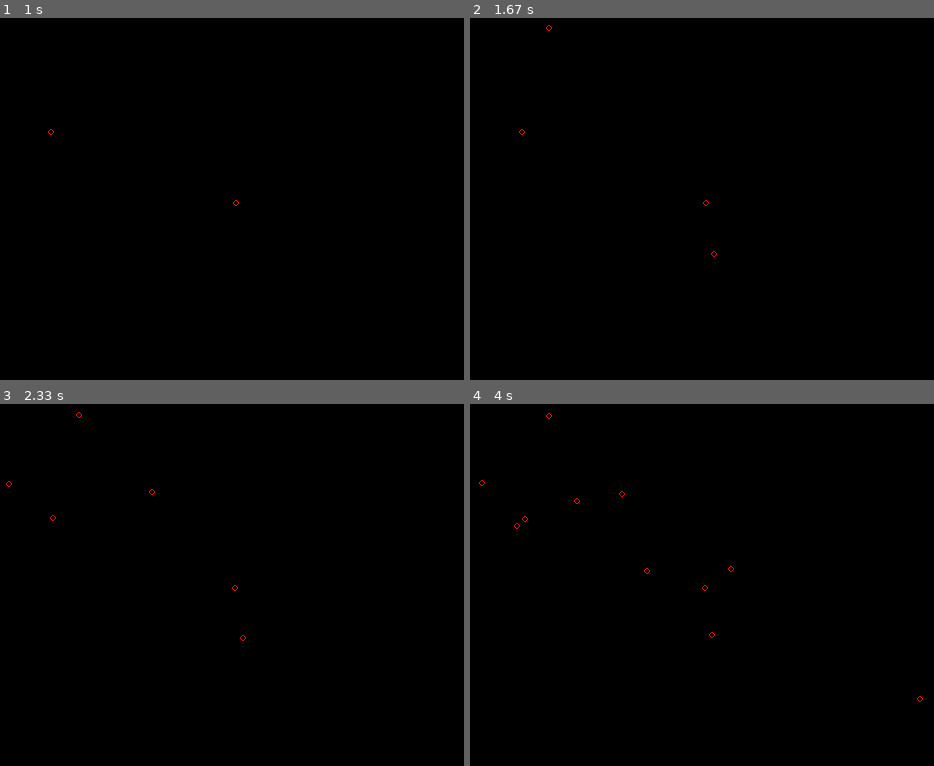
Above: before the commit, frames 1-4 (two rows, left to right).
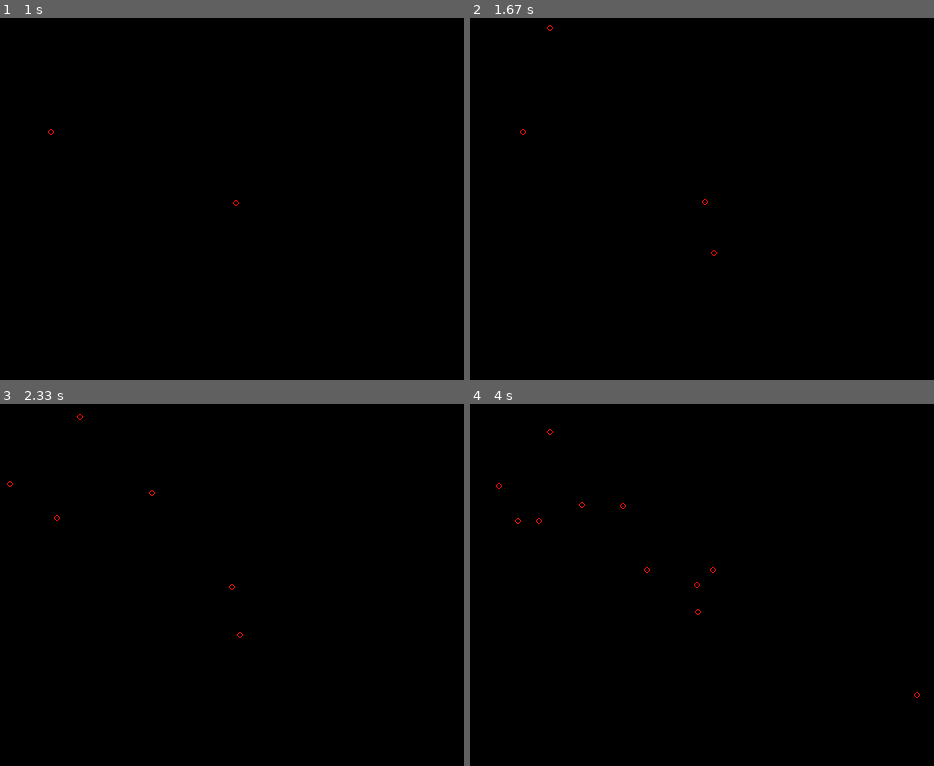
Above: after the commit, the same moments.

Repository: saubun/python-repo
Game: pygame game, started from src/balls.py
Two runs of this game, one before a commit and one after it. Both use one fixed random seed, a clock stepped at 60 frames per second and the inputs below.
Inputs (mouse positions are in pixels of both pictures, inside the frame that each line leads up to):
- Up to frame 1 (1 s): click (236, 202) at 0.38 s; click (51, 130) at 0.72 s
- Up to frame 2 (1.67 s): click (548, 25) at 1.05 s; click (715, 253) at 1.38 s
- Up to frame 3 (2.33 s): click (153, 490) at 1.72 s; click (9, 483) at 2.05 s
- Up to frame 4 (4 s): click (516, 527) at 2.38 s; click (734, 570) at 2.72 s; click (920, 700) at 3.05 s; click (576, 501) at 3.38 s; click (646, 570) at 3.72 s

Frame 1 is identical in both runs. In frame 2, less than 0.1% of the frame differs, in the area x 10-54%, y 1-67%; in frame 3, less than 0.1%; in frame 4, 0.2%, in the area x 1-98%, y 2-83%.

Commit message:
Fixed gravity mass issues and also made snake game:

Diff:
--- a/src/balls.py
+++ b/src/balls.py
@@ -75,8 +75,9 @@
                         velocity = direction * speed
                         distance = displacement.magnitude()
 
-                        force = ball.mass * ((velocity - oldVelocity) / FPS)
-                        ball.pos -= force
+                        acceleration = (velocity - oldVelocity) / FPS
+                        force = ball.mass * acceleration
+                        nball.pos += force
 
                         if distance < ball.r + nball.r:
                             ball.pos += velocity
--- /dev/null
+++ b/src/pygameboilerplate.py
@@ -0,0 +1,38 @@
+import pygame
+
+WIDTH = 600
+HEIGHT = 480
+FPS = 60
+
+WHITE = (255, 255, 255)
+BLACK = (0, 0, 0)
+RED = (255, 0, 0)
+GREEN = (0, 255, 0)
+BLUE = (0, 0, 255)
+
+pygame.init()
+screen = pygame.display.set_mode((WIDTH, HEIGHT))
+pygame.display.set_caption("<name>")
+clock = pygame.time.Clock()
+
+
+def main():
+    running = True
+    while running:
+        clock.tick(FPS)
+
+        # Main event listening
+        for event in pygame.event.get():
+            if event.type == pygame.QUIT:
+                running = False
+
+        # Reset display
+        screen.fill(BLACK)
+
+        pygame.display.update()
+
+    pygame.quit()
+
+
+if __name__ == '__main__':
+    main()
--- /dev/null
+++ b/src/snake.py
@@ -0,0 +1,118 @@
+import pygame
+import random
+import math
+
+WIDTH = 600
+HEIGHT = 480
+FPS = 10
+
+WHITE = (255, 255, 255)
+BLACK = (0, 0, 0)
+RED = (255, 0, 0)
+GREEN = (0, 255, 0)
+BLUE = (0, 0, 255)
+
+pygame.init()
+screen = pygame.display.set_mode((WIDTH, HEIGHT))
+pygame.display.set_caption("Snake")
+clock = pygame.time.Clock()
+
+Vector2 = pygame.Vector2
+
+
+def randomBase10Int(max, min=0):
+    num = random.randint(min, max)
+    num = math.ceil(num / 10) * 10
+    return num
+
+
+class Snake:
+    def __init__(self):
+        self.parts = [Vector2(300, 240)]
+        self.dx = 10
+        self.dy = 0
+        self.length = len(self.parts)
+
+    def draw(self):
+        self.length = len(self.parts)
+        for part in self.parts:
+            partRect = pygame.Rect(part.x, part.y, 10, 10)
+            pygame.draw.rect(screen, GREEN, partRect, 1)
+
+    def move(self):
+        head = Vector2(self.parts[0].x + self.dx, self.parts[0].y + self.dy)
+        self.parts.insert(0, head)
+        self.parts.pop()
+
+    def checkWallCollision(self):
+        ...
+
+    def checkSelfCollision(self):
+        ...
+
+
+class Food:
+    def __init__(self):
+        self.pos = Vector2(randomBase10Int(WIDTH), randomBase10Int(HEIGHT))
+
+    def draw(self):
+        foodRect = pygame.Rect(self.pos.x, self.pos.y, 10, 10)
+        pygame.draw.rect(screen, GREEN, foodRect)
+
+
+def main():
+    running = True
+    snake = Snake()
+    foodCount = 0
+    while running:
+        clock.tick(FPS)
+
+        # Main event listening
+        for event in pygame.event.get():
+            if event.type == pygame.QUIT:
+                running = False
+            if event.type == pygame.KEYDOWN:
+                if event.key == pygame.K_ESCAPE:
+                    running = False
+                if event.key == pygame.K_UP:
+                    snake.dx = 0
+                    snake.dy = -10
+                if event.key == pygame.K_DOWN:
+                    snake.dx = 0
+                    snake.dy = 10
+                if event.key == pygame.K_LEFT:
+                    snake.dx = -10
+                    snake.dy = 0
+                if event.key == pygame.K_RIGHT:
+                    snake.dx = 10
+                    snake.dy = 0
+
+        # Reset display
+        screen.fill(BLACK)
+
+        # Snake drawing
+        snake.draw()
+        snake.move()
+
+        # Food drawing
+        if foodCount == 0:
+            food = Food()
+            foodCount += 1
+
+        try:
+            food.draw()
+        except Exception:
+            pass
+
+        # Food COllision checkSelfCollision
+        if snake.parts[0] == food.pos:
+            foodCount = 0
+            snake.parts.append(snake.parts[len(snake.parts)-1])
+
+        pygame.display.update()
+
+    pygame.quit()
+
+
+if __name__ == '__main__':
+    main()
